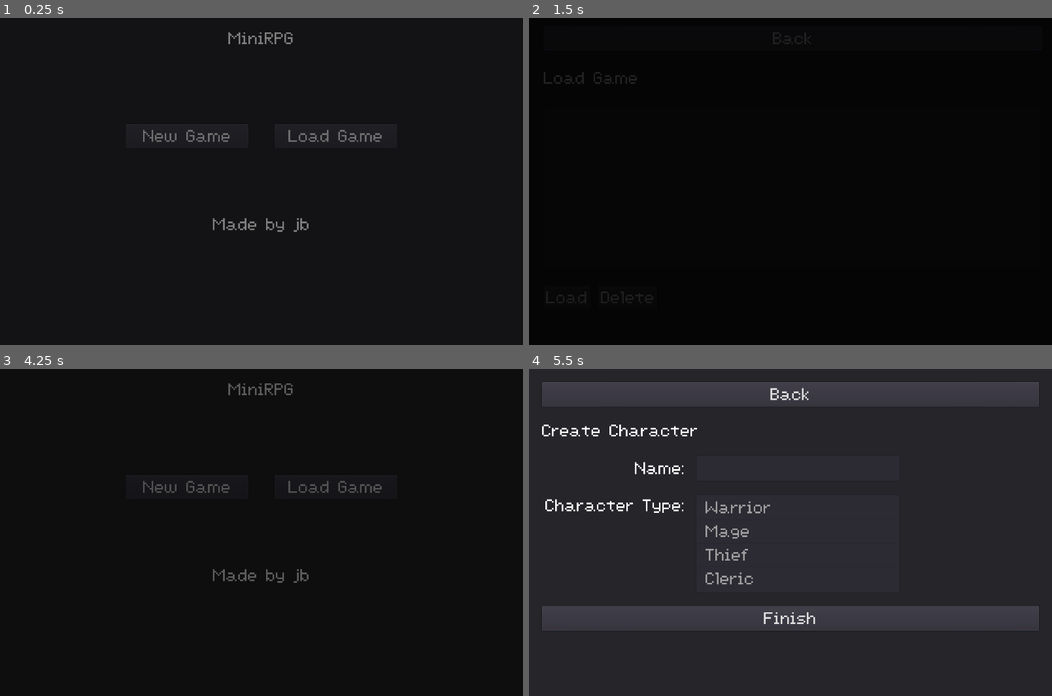
Above: before the commit, frames 1-4 (two rows, left to right).
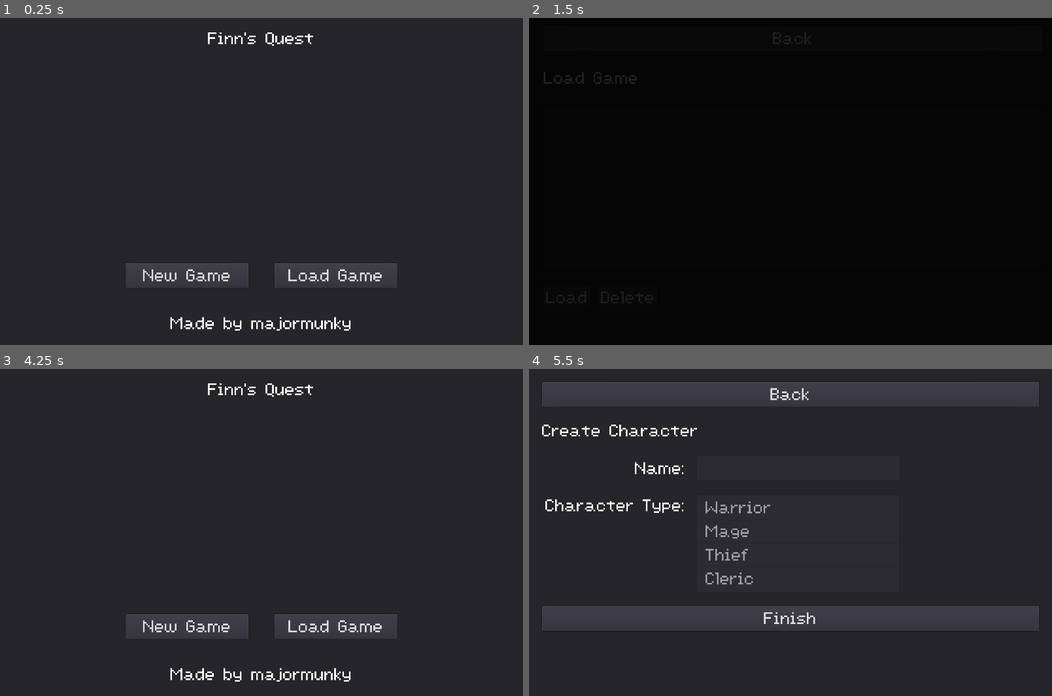
Above: after the commit, the same moments.

Repository: majormunky/MiniRPG
Game: Godot game, scene res://scenes/MainMenu.tscn
Same seed, same stepped clock (60 frames per second), same inputs: the game is played once before the commit and once after it.
Inputs (mouse positions are in pixels of both pictures, inside the frame that each line leads up to):
- Up to frame 1 (0.25 s): no input
- Up to frame 2 (1.5 s): click "Load Game" at 0.5 s; click "Back" at 1.25 s
- Up to frame 3 (4.25 s): click "New Game" at 2 s; click (266, 467) at 2.77 s; type "Alex" at 2.85 s; click "Back" at 3.5 s
- Up to frame 4 (5.5 s): click "New Game" at 4.25 s; hold D (walk_right) from 5.03 s (still down); hold F (inspect) from 5.03 s (still down)

The runs differ from the first frame. In frame 1, 5.1% of the frame differs, in the area x 24-76%, y 4-96%; in frame 2, nothing differs; in frame 3, 97%, in the area x 0-100%, y 0-100%; in frame 4, nothing differs.

Commit message:
Updated main menu ui

Diff:
--- a/scenes/MainMenu.gd
+++ b/scenes/MainMenu.gd
@@ -22,16 +22,19 @@
 	for monster_key in monster_data:
 		GameData.monster_data[monster_key] = monster_data[monster_key]
 
+	# transition.visible = true
 	transition.fadeOut()
 
 
 func _on_New_Game_pressed():
+	transition.visible = true
 	transition.fadeIn()
 	yield(get_tree().create_timer(0.5), "timeout")
 	var _error = get_tree().change_scene("res://scenes/CreatePlayer.tscn")
 
 
 func _on_Load_Game_pressed():
+	transition.visible = true
 	print("Changing scenes")
 	transition.fadeIn()
 	yield(get_tree().create_timer(0.5), "timeout")
--- a/scenes/MainMenu.tscn
+++ b/scenes/MainMenu.tscn
@@ -15,58 +15,79 @@
 [node name="Panel" type="Panel" parent="."]
 anchor_right = 1.0
 anchor_bottom = 1.0
+__meta__ = {
+"_edit_use_anchors_": false
+}
 
 [node name="MarginContainer" type="MarginContainer" parent="."]
-margin_right = 40.0
-margin_bottom = 40.0
+anchor_right = 1.0
+anchor_bottom = 1.0
+__meta__ = {
+"_edit_use_anchors_": false
+}
 
 [node name="VBoxContainer" type="VBoxContainer" parent="MarginContainer"]
 margin_right = 1280.0
-margin_bottom = 532.0
-custom_constants/separation = 159
+margin_bottom = 800.0
+custom_constants/separation = 20
 
 [node name="GameTitle" type="Label" parent="MarginContainer/VBoxContainer"]
 margin_right = 1280.0
 margin_bottom = 100.0
 rect_min_size = Vector2( 1280, 100 )
 theme = ExtResource( 1 )
-text = "MiniRPG"
+text = "Finn's Quest"
 align = 1
 valign = 1
 
-[node name="HBoxContainer" type="HBoxContainer" parent="MarginContainer/VBoxContainer"]
-margin_top = 259.0
+[node name="MarginContainer2" type="MarginContainer" parent="MarginContainer/VBoxContainer"]
+margin_top = 120.0
 margin_right = 1280.0
-margin_bottom = 319.0
+margin_bottom = 660.0
+custom_constants/margin_top = 480
+
+[node name="HBoxContainer" type="HBoxContainer" parent="MarginContainer/VBoxContainer/MarginContainer2"]
+margin_top = 480.0
+margin_right = 1280.0
+margin_bottom = 540.0
 rect_min_size = Vector2( 0, 40 )
 theme = ExtResource( 1 )
 custom_constants/separation = 64
 alignment = 1
 
-[node name="New Game" type="Button" parent="MarginContainer/VBoxContainer/HBoxContainer"]
+[node name="New Game" type="Button" parent="MarginContainer/VBoxContainer/MarginContainer2/HBoxContainer"]
 margin_left = 308.0
 margin_right = 608.0
 margin_bottom = 60.0
 rect_min_size = Vector2( 300, 0 )
 text = "New Game"
 
-[node name="Load Game" type="Button" parent="MarginContainer/VBoxContainer/HBoxContainer"]
+[node name="Load Game" type="Button" parent="MarginContainer/VBoxContainer/MarginContainer2/HBoxContainer"]
 margin_left = 672.0
 margin_right = 972.0
 margin_bottom = 60.0
 rect_min_size = Vector2( 300, 0 )
 text = "Load Game"
 
-[node name="Label" type="Label" parent="MarginContainer/VBoxContainer"]
-margin_top = 478.0
+[node name="MarginContainer" type="MarginContainer" parent="MarginContainer/VBoxContainer"]
+margin_top = 680.0
 margin_right = 1280.0
-margin_bottom = 532.0
+margin_bottom = 774.0
+custom_constants/margin_top = 40
+
+[node name="Label" type="Label" parent="MarginContainer/VBoxContainer/MarginContainer"]
+margin_top = 40.0
+margin_right = 1280.0
+margin_bottom = 94.0
 theme = ExtResource( 1 )
-text = "Made by jb"
+text = "Made by majormunky"
 align = 1
 
 [node name="TransitionRect" parent="." instance=ExtResource( 3 )]
+visible = false
+margin_right = 0.0
+margin_bottom = 0.0
 color = Color( 0, 0, 0, 1 )
 
-[connection signal="pressed" from="MarginContainer/VBoxContainer/HBoxContainer/New Game" to="." method="_on_New_Game_pressed"]
-[connection signal="pressed" from="MarginContainer/VBoxContainer/HBoxContainer/Load Game" to="." method="_on_Load_Game_pressed"]
+[connection signal="pressed" from="MarginContainer/VBoxContainer/MarginContainer2/HBoxContainer/New Game" to="." method="_on_New_Game_pressed"]
+[connection signal="pressed" from="MarginContainer/VBoxContainer/MarginContainer2/HBoxContainer/Load Game" to="." method="_on_Load_Game_pressed"]
